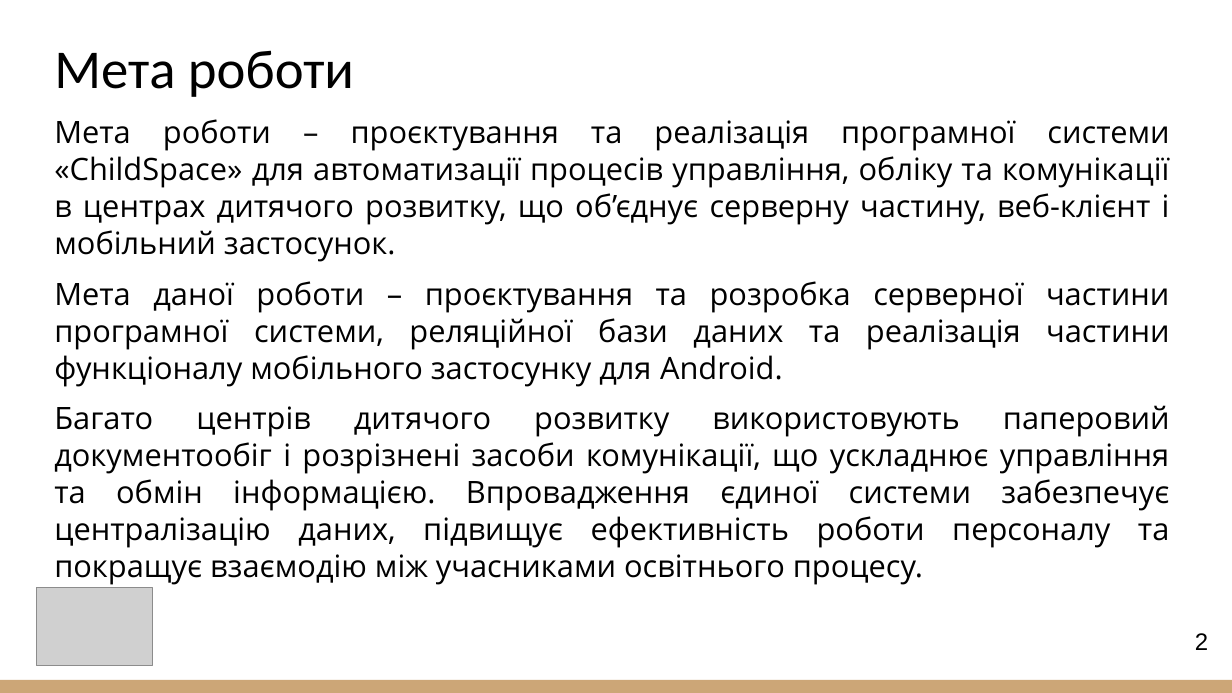
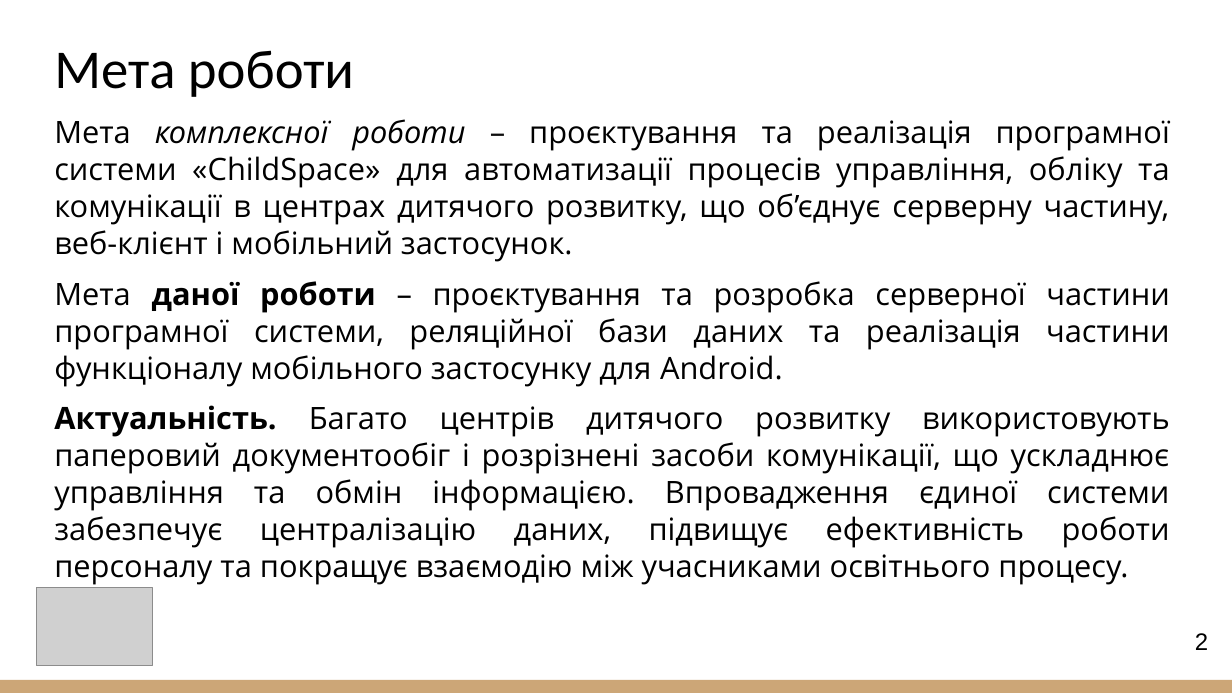
Before and after one commit to ZozuliaOlena/2026_B_PI_PZPI-22-1_Zozulia_O_Y, a slide deck: slide 2 of 2026_Б_ПІ_ПЗПІ-22-1_Зозуля_О_Ю.pptx. Drawn at 1232x693 pixels with LibreOffice and Linux fonts; fonts in the diff are those of the drawing; grey boxes stand for pictures. Boxes give left, top, right and bottom in pixels: in the first picture for what was removed or moved away, otherwise in the second. Text is boxed around its words. In the diff, an @@ line names an element or a change of style, - is before the commit and + after.

Commit message:
Minor change

```diff
--- a/2026_Б_ПІ_ПЗПІ-22-1_Зозуля_О_Ю.pptx
+++ b/2026_Б_ПІ_ПЗПІ-22-1_Зозуля_О_Ю.pptx
@@ text at [54, 119, 1170, 262]: text changed @@
-Мета роботи – проєктування та реалізація програмної системи «ChildSpace» для автоматизації процесів управління, обліку та комунікації в центрах дитячого розвитку, що об’єднує серверну частину, веб-клієнт і мобільний застосунок.
+Мета комплексної роботи – проєктування та реалізація програмної системи «ChildSpace» для автоматизації процесів управління, обліку та комунікації в центрах дитячого розвитку, що об’єднує серверну частину, веб-клієнт і мобільний застосунок.
@@ text at [54, 281, 1169, 387]: bold on in "даної роботи" @@
@@ text at [54, 405, 1170, 585]: text changed @@
-Багато центрів дитячого розвитку використовують паперовий документообіг і розрізнені засоби комунікації, що ускладнює управління та обмін інформацією. Впровадження єдиної системи забезпечує централізацію даних, підвищує ефективність роботи персоналу та покращує взаємодію між учасниками освітнього процесу.
+Актуальність. Багато центрів дитячого розвитку використовують паперовий документообіг і розрізнені засоби комунікації, що ускладнює управління та обмін інформацією. Впровадження єдиної системи забезпечує централізацію даних, підвищує ефективність роботи персоналу та покращує взаємодію між учасниками освітнього процесу.
```
Also in this commit, not shown: 3 other slides changed.
